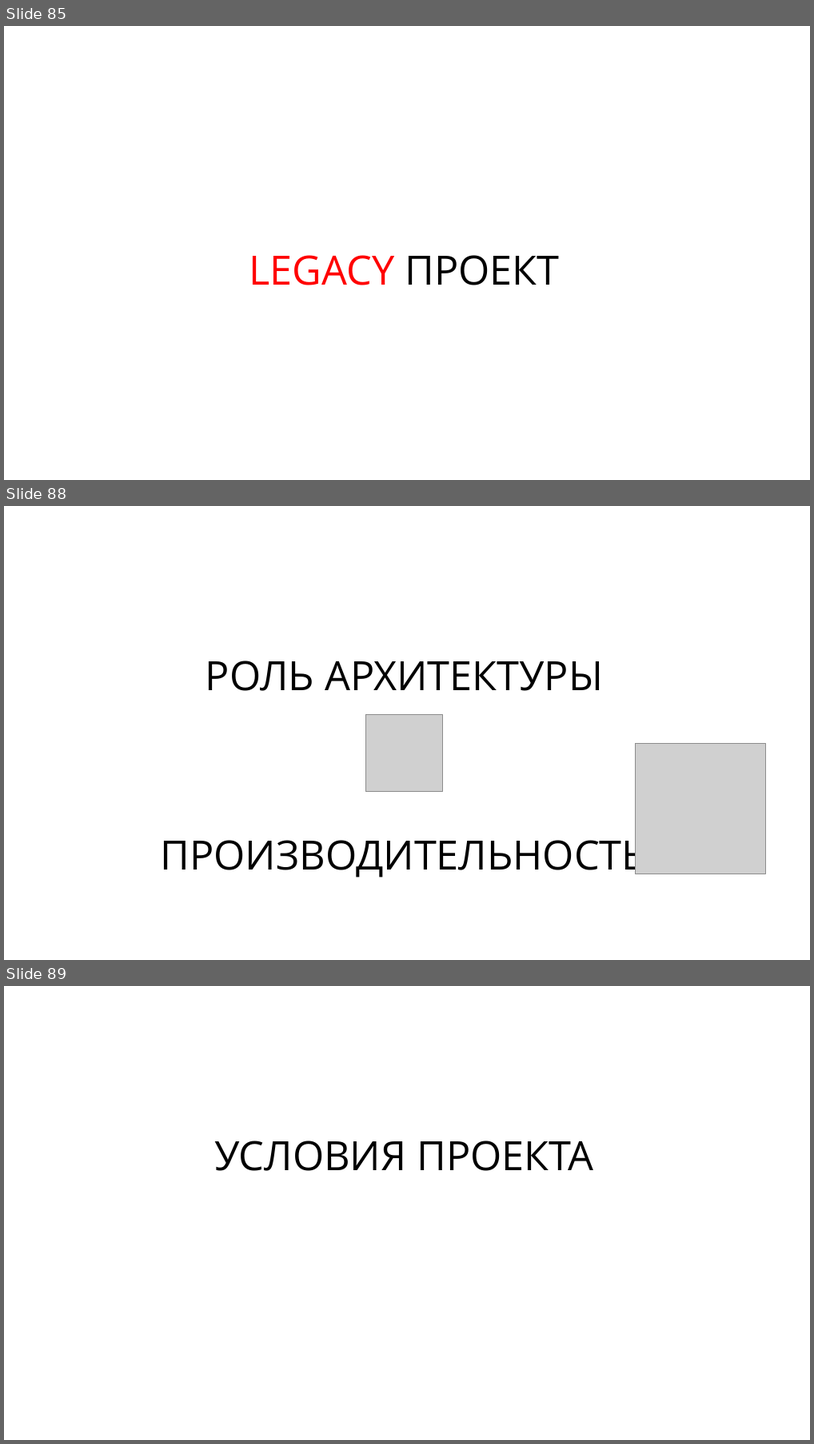
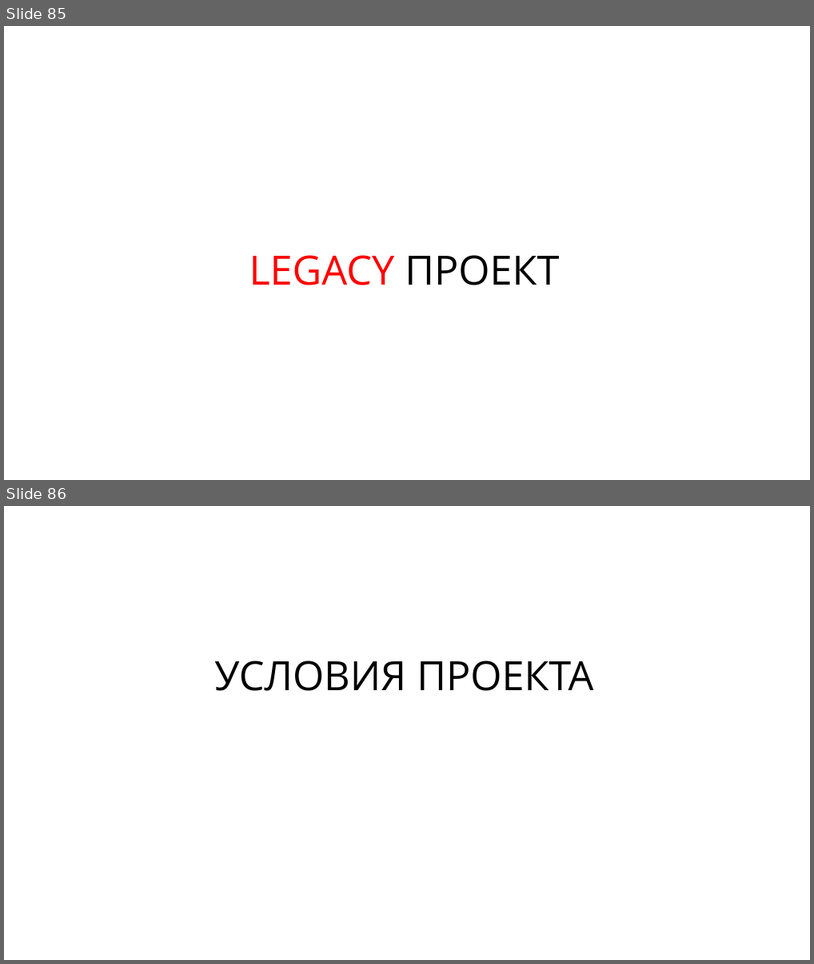
Before and after one commit to rkhaimov/brain-gym, a slide deck: Презентация.pptx. Shown one above the other, each under a label of ours: slides 85, 88 and 89 before the commit, slides 85 and 86 after it; the slides between them are not shown. The pictures are 814x1444 and 814x964 pixels, drawn with LibreOffice and Linux fonts; fonts in the diff are those of the drawing; grey boxes stand for pictures. Boxes give left, top, right and bottom in pixels: in the first picture for what was removed or moved away, otherwise in the second. Text is boxed around its words. In the diff, an @@ line names an element or a change of style, - is before the commit and + after.

```diff
--- a/Презентация.pptx
+++ b/Презентация.pptx
@@ slide 88 removed at [4,506,810,960], background #FFFFFF @@
@@ text removed at [206,660,603,691] @@
-РОЛЬ АРХИТЕКТУРЫ
@@ picture removed at [366,714,442,791] @@
@@ picture removed at [636,743,766,873] @@
@@ text removed at [160,831,648,877] @@
-ПРОИЗВОДИТЕЛЬНОСТЬ
@@ what was slide 89 is now slide 86 @@
```
Also in this commit, not shown: 7 slides changed, 5 slides added, 7 other slides removed.
